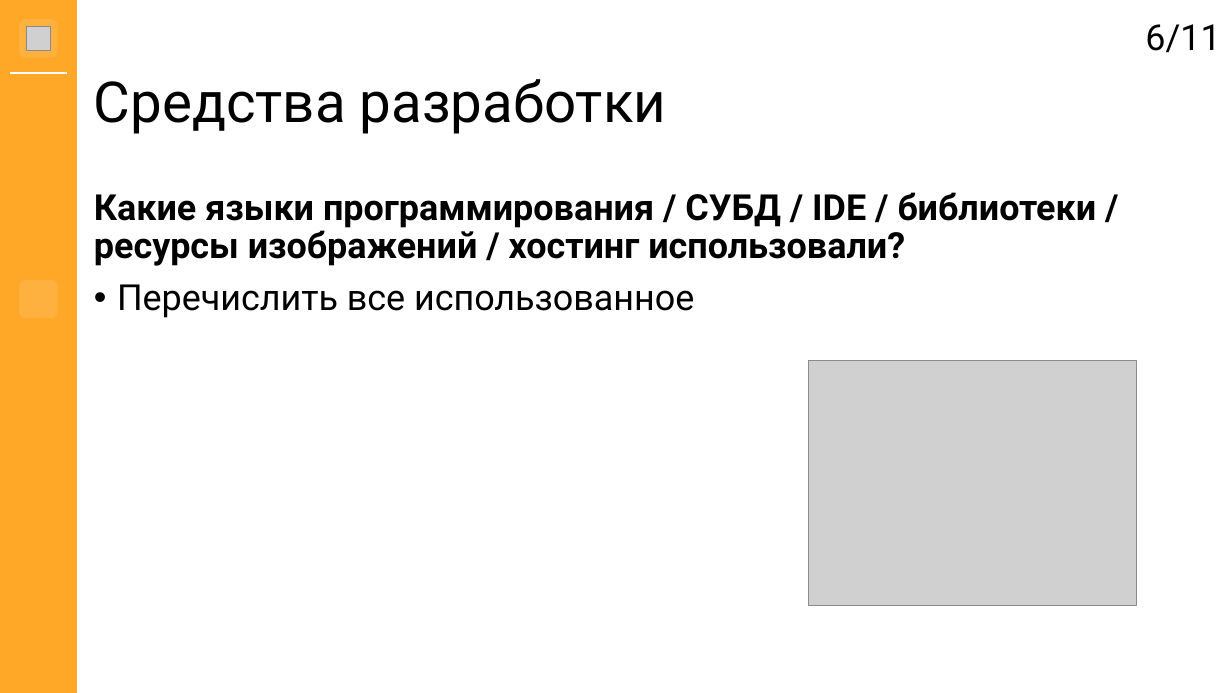
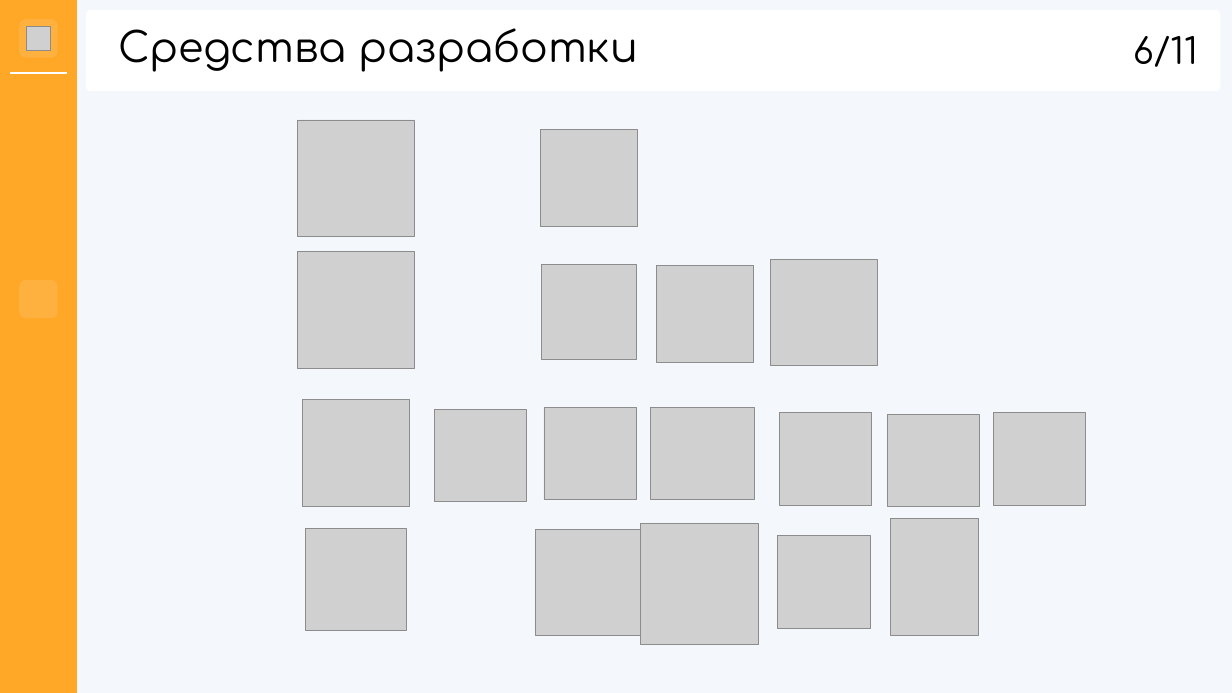
Before and after one commit to hhallva/cmdnt-website, a slide deck: slide 6 of КП/Презентация/Презентация.pptx. Drawn at 1232x693 pixels with LibreOffice and Linux fonts; fonts in the diff are those of the drawing; grey boxes stand for pictures; background and template pictures are left out. Boxes give left, top, right and bottom in pixels: in the first picture for what was removed or moved away, otherwise in the second. Text is boxed around its words. In the diff, an @@ line names an element or a change of style, - is before the commit and + after.

Commit message:
Обновление презентации
+ Титульный слайд (1)
+ Целевая аудитория (3)
+ Средства разработки (5)
+ Архитектура системы (6)
+ Архитектура системы (7)
+ Демо (8)
+ Преимущества (9)

Осталось доделать
- Актуальность
- Цель
- Задачи
- Заключение

```diff
--- a/КП/Презентация/Презентация.pptx
+++ b/КП/Презентация/Презентация.pptx
@@ background #FFFFFF to #F4F7FB @@
@@ rounded rectangle added at (87,11,1220,91), fill #FFFFFF, outline #FFFFFF 1.5 pt @@
@@ title "Средства разработки": place and size @@
-title "Средства разработки" at (94,79,666,134)
+title "Средства разработки" at (118,28,638,71)
@@ title "Средства разработки" at (118,28,638,71): size 44 to 32 pt, font Roboto to Comfortaa @@
@@ text "6/11": place and size @@
-text "6/11" at (1145,24,1220,53)
+text "6/11" at (1133,36,1198,67)
@@ text "6/11" at (1133,36,1198,67): font Roboto to Comfortaa @@
@@ picture added at (298,120,414,237) @@
@@ picture added at (541,129,638,226) @@
@@ text removed at (94,192,1097,318) @@
-Какие языки программирования / СУБД / IDE / библиотеки / ресурсы изображений / хостинг использовали?
-• Перечислить все использованное
@@ picture added at (298,251,414,368) @@
@@ picture added at (542,265,637,360) @@
@@ picture added at (656,265,753,362) @@
@@ picture added at (771,260,877,366) @@
@@ picture removed at (809,360,1137,605) @@
@@ picture added at (303,400,410,507) @@
@@ picture added at (434,409,527,502) @@
@@ picture added at (544,408,637,500) @@
@@ picture added at (651,408,755,500) @@
@@ picture added at (779,413,872,506) @@
@@ picture added at (887,414,980,506) @@
@@ picture added at (994,413,1086,506) @@
@@ picture added at (306,529,408,630) @@
@@ picture added at (536,530,642,636) @@
@@ picture added at (641,524,759,645) @@
@@ picture added at (778,536,871,628) @@
@@ picture added at (891,519,979,637) @@
```
Also in this commit, not shown: 10 other slides changed, 1 other file.
